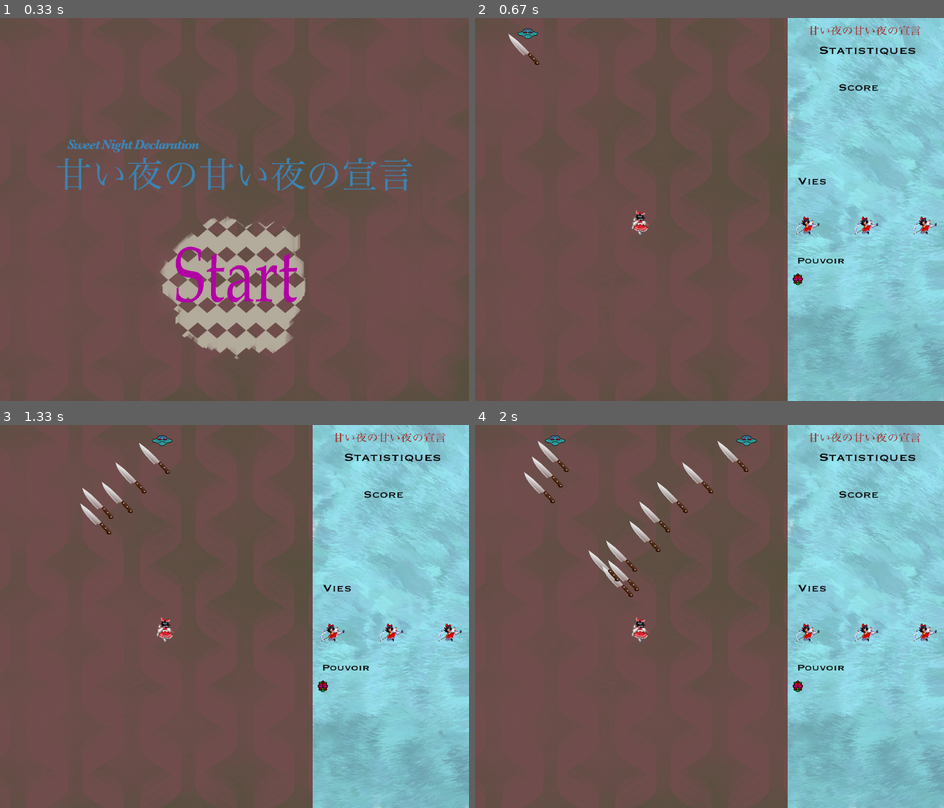
Above: before the commit, frames 1-4 (two rows, left to right).
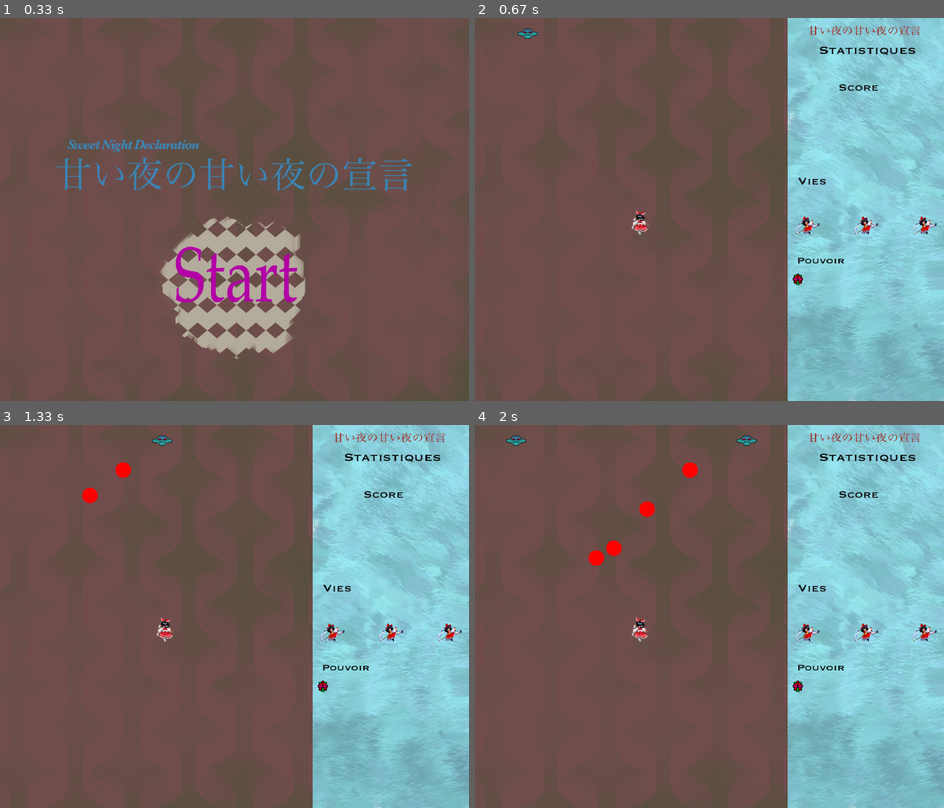
Above: after the commit, the same moments.

Repository: sukaizer/Sweet-Night-Declaration
Game: pygame game, started from main.py
Two runs of this game, one before a commit and one after it. Both use one fixed random seed, a clock stepped at 60 frames per second and the inputs below.
Inputs (mouse positions are in pixels of both pictures, inside the frame that each line leads up to):
- Up to frame 1 (0.33 s): no input
- Up to frame 2 (0.67 s): click (709, 286) at 0.38 s
- Up to frame 3 (1.33 s): tap Space at 0.67 s
- Up to frame 4 (2 s): no input

Frame 1 is identical in both runs. In frame 2, 0.1% of the frame differs, in the area x 7-14%, y 4-13%; in frame 3, 0.7%; in frame 4, 1.7%, in the area x 6-59%, y 2-45%.

Commit message:
new bullet, bug hitbox resolved

Diff:
--- a/Enemy_bullet.py
+++ b/Enemy_bullet.py
@@ -8,7 +8,7 @@
         super().__init__()
         self.game = game
         self.image = pygame.image.load(asset).convert_alpha()
-        self.image = pygame.transform.scale(self.image, (80, 80))
+        self.image = pygame.transform.scale(self.image, (40, 40))
         self.rect = self.image.get_rect()
         self.rect.x = x
         self.rect.y = y
--- a/Game.py
+++ b/Game.py
@@ -56,26 +56,20 @@
         self.pause_rect.y = self.height / 2 - self.pause_rect.height / 2
         self.is_paused = False
 
-
-
     def update(self, screen):
 
         self.script_0()
 
         self.skelet(screen)
-
-
 
     def script_0(self):
         if not self.is_paused:
             for enemies in self.all_enemies:
                 simple_move(self, enemies)
-                enemies.create_bullet(enemies.rect.x, enemies.rect.y, bullet_to_player(self, enemies), 5, 10,
-                                        'assets/enemies/knofe.png')
-            if self.time % 60 == 0:
+                enemies.create_bullet(enemies.rect.x, enemies.rect.y, bullet_to_player(self, enemies), 5, 20,
+                                      'assets/enemies/circle.png')
+            if self.time % 80 == 0:
                 self.all_enemies.add(Enemy(self, 0, 20, 1, 0, random.randint(3, 9)))
-
-
 
     def skelet(self, screen):
 
@@ -83,9 +77,6 @@
 
         self.exited_screen()
         self.draw_pause_screen(screen)
-
-
-
 
         # Animation sprite joueur
         self.draw_player(screen)
@@ -95,42 +86,27 @@
         self.all_enemy_bullets.draw(screen)
         self.stats.stat_menu(screen)
 
-
-
-
-
-        #deplacement bullets
+        # deplacement bullets
         self.move_bullets()
-        self.remove_bullet_collision()
 
         # update joueur (deplacement, shoot)
         self.update_player(pygame_event)
 
-
-
-
-        #looping song (needs fix)
+        self.remove_bullet_collision()
+
+        # looping song (needs fix)
         self.loop_song(pygame_event)
 
-
         if not self.is_paused:
             self.time += 1
 
-
-        #close programm if window is closed
+        # close programm if window is closed
         self.closing_detection(pygame_event)
-
-
-
-
-
-
 
     def draw_pause_screen(self, screen):
         """draw pause screen"""
         if self.is_paused:
             screen.blit(self.pause, self.pause_rect)
-
 
     def exited_screen(self):
         """remove element that exited the visible screen"""
@@ -150,11 +126,10 @@
                     self.height + player_bullet.rect.height) or player_bullet.rect.y < (0 - player_bullet.rect.height):
                 player_bullet.remove()
 
-
     def update_player(self, pygame_event):
         """update the state of the player"""
 
-        #update the position of the player when inputs detected
+        # update the position of the player when inputs detected
         if not self.is_paused and self.pressed.get(pygame.K_RIGHT) and not self.pressed.get(
                 pygame.K_LEFT) and self.player.rect.x + self.player.rect.width * 1.2 < self.real_width:
             self.player.move_right()
@@ -175,17 +150,17 @@
                 pygame.K_UP) and self.player.rect.y + self.player.rect.height < self.height:
             self.player.move_down()
 
-        #player shoot if shoot is not on cooldown
+        # player shoot if shoot is not on cooldown
         if not self.is_paused and self.pressed.get(pygame.K_SPACE) and self.player.time_bullet > self.wait_bullet_time:
             self.bulletSound.play()
             self.player.shoot()
             self.player.time_bullet = 0
-        #shoot cooldown
+        # shoot cooldown
         if not self.is_paused:
             self.player.time_bullet += 1
 
         for event in pygame_event:
-            #for focus mode
+            # for focus mode
             if event.type == pygame.KEYDOWN:
                 self.pressed[event.key] = True
                 if not self.is_paused and event.key == pygame.K_q:
@@ -202,8 +177,7 @@
                     self.player.normal_velocity()
                     self.is_slow = False
 
-
-        #desactivate immune mode if player got last hit since long enough
+        # desactivate immune mode if player got last hit since long enough
         if self.time_collision > self.wait_collision_time:
             self.is_immune = False
 
@@ -220,7 +194,6 @@
 
         if not self.is_paused:
             self.time_collision += 1
-
 
     def draw_player(self, screen):
         if self.is_immune:
@@ -252,15 +225,12 @@
         if self.walkCount >= self.number_frames * len(self.player.walkLeft):
             self.walkCount = 0
 
-
     def closing_detection(self, pygame_event):
         for event in pygame_event:
             # detection de la fermeture de la fenetre
             if event.type == pygame.QUIT:
                 pygame.quit()
                 sys.exit()
-
-
 
     def loop_song(self, pygame_event):
         for event in pygame_event:
@@ -273,7 +243,6 @@
                     pygame.mixer.music.load('assets/music/stage01repeat.ogg')
                     pygame.mixer.music.play(1)
 
-
     def spawn_enemy(self):
         """Permet de faire apparaitre un ennemi"""
 
@@ -286,13 +255,11 @@
 
             for enemy_bullet in self.all_enemy_bullets:
                 enemy_bullet.move()
-
 
     def remove_bullet_collision(self):
         bullet = self.check_collision_player(self.all_enemy_bullets)
         if bullet is not None:
             bullet.remove()
-
 
     def check_collision(self, sprite, group):
         return pygame.sprite.spritecollide(sprite, group, False, collided=pygame.sprite.collide_rect)
Binary file added: assets/enemies/circle.png
